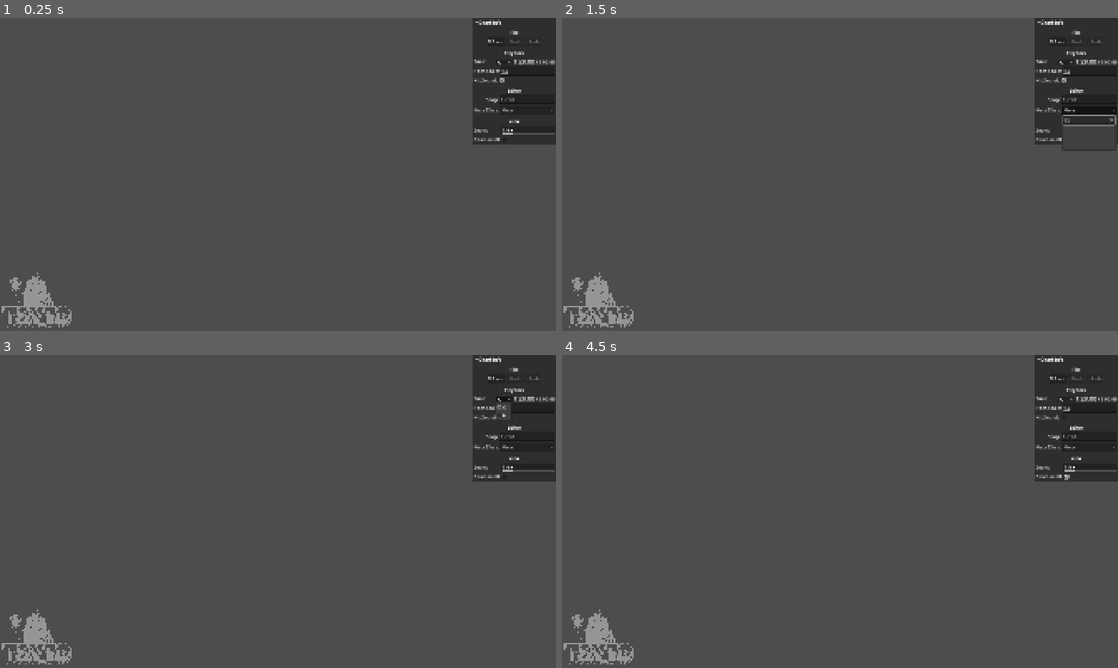
Above: before the commit, frames 1-4 (two rows, left to right).
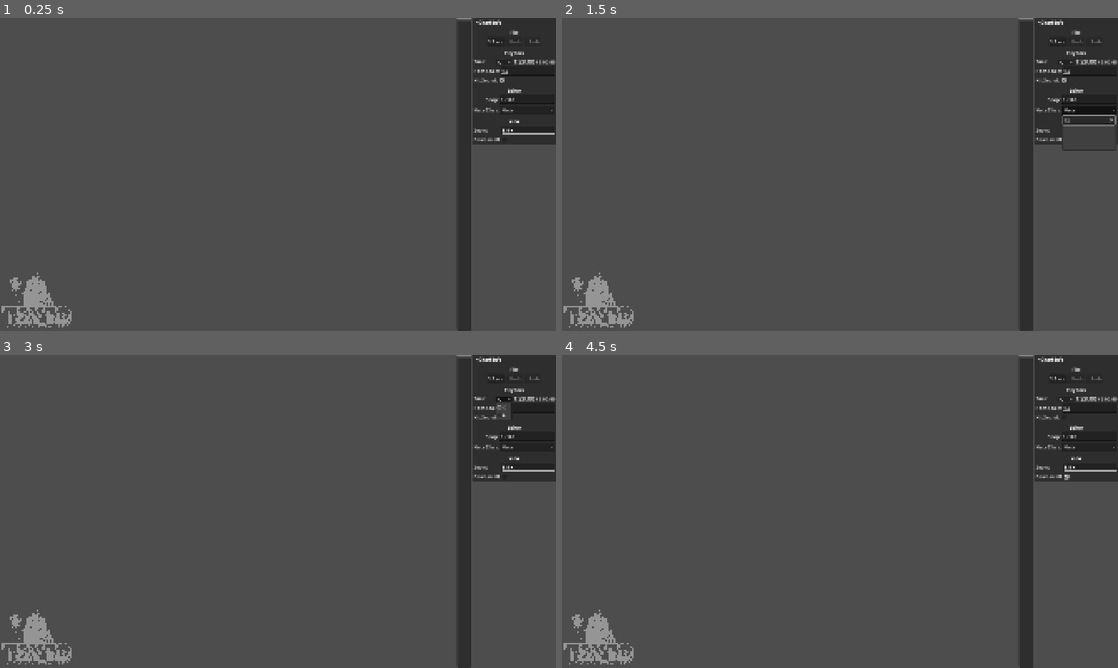
Above: after the commit, the same moments.

Repository: B3GD/b3gd
Game: Godot game, scene res://b3gd/chart_editor/chart_editor.tscn
Same seed, same stepped clock (60 frames per second), same inputs: the game is played once before the commit and once after it. This scene is started directly instead of the project's main scene. Sound files missing from this copy of the repository are replaced by a short silence.
Inputs (mouse positions are in pixels of both pictures, inside the frame that each line leads up to):
- Up to frame 1 (0.25 s): no input
- Up to frame 2 (1.5 s): click "Note" at 0.5 s; click (1090, 121) at 1.27 s; type "12" at 1.35 s
- Up to frame 3 (3 s): click "Save" at 2 s; click (505, 398) at 2.75 s
- Up to frame 4 (4.5 s): click (1090, 417) at 3.5 s; click (1090, 477) at 4.25 s

The runs differ from the first frame. In frame 1, 2.4% of the frame differs, in the area x 82-100%, y 0-100%; in frame 2, 2.4%; in frame 3, 2.4%; in frame 4, 2.4%.
Error in both runs: Invalid access to property or key 'events_loaded' on a base object of type 'null instance'. (res://b3gd/chart_editor/chart_data_editor.gd:11)

Commit message:
Passing on chart editor updates from beta 3

Diff:
--- a/b3gd/chart_editor/chart_editor.tscn
+++ b/b3gd/chart_editor/chart_editor.tscn
@@ -1,32 +1,32 @@
 [gd_scene format=3 uid="uid://0fmbhebqx5x3"]
 
-[ext_resource type="Script" uid="uid://m5sbxr0i4jp1" path="res://b3gd/chart_editor/chart_data_editor.gd" id="1_fioop"]
-[ext_resource type="Script" uid="uid://d1dcw7q58p7ox" path="res://b3gd/chart_editor/editor_chart_data_history.gd" id="2_u5rpk"]
-[ext_resource type="Script" uid="uid://cn613y6nswe4m" path="res://b3gd/chart_editor/chart_scrubber.gd" id="3_wikv8"]
-[ext_resource type="Script" uid="uid://cqyp5h5ij2gaa" path="res://b3gd/chart_editor/note_editing/fake_note_manager.gd" id="4_dmtwi"]
-[ext_resource type="AudioStream" uid="uid://nwgw3lpaxmje" path="res://b3gd/chart_editor/sounds/note_click.wav" id="5_148jm"]
-[ext_resource type="Script" uid="uid://b8qw62xl3ryi3" path="res://b3gd/chart_editor/chart_saver.gd" id="6_rrdy4"]
-[ext_resource type="Script" uid="uid://b4it3bm2xipgc" path="res://b3gd/chart_editor/event_editing/event_view_arranger.gd" id="7_tjk5a"]
-[ext_resource type="PackedScene" uid="uid://b507lgcilwgxq" path="res://b3gd/chart_editor/event_editing/event_box.tscn" id="8_v56cb"]
-[ext_resource type="Script" uid="uid://bkaf2otcreksg" path="res://b3gd/chart_editor/event_editing/event_maker.gd" id="9_lc1e1"]
-[ext_resource type="Script" uid="uid://cy0rk72xgrung" path="res://b3gd/chart_editor/event_editing/event_class_box.gd" id="10_ooi8a"]
-[ext_resource type="Texture2D" uid="uid://cka5y22a126yx" path="res://b3gd/chart_editor/event_editing/arrow.png" id="11_awtbs"]
-[ext_resource type="Script" uid="uid://dsxriov1ftjvw" path="res://b3gd/chart_editor/note_editing/strumline_container.gd" id="12_tq722"]
-[ext_resource type="PackedScene" uid="uid://dkros47lrg8sl" path="res://b3gd/chart_editor/note_editing/strum_line.tscn" id="13_w1d6e"]
-[ext_resource type="Texture2D" uid="uid://cq03bxqwqbpqd" path="res://b3gd/chart_editor/chart_info/inspector.png" id="14_vw1cg"]
-[ext_resource type="Texture2D" uid="uid://cqccpwijdgqui" path="res://b3gd/chart_editor/chart_info/save.png" id="15_4wuii"]
-[ext_resource type="Texture2D" uid="uid://bd4ucgm5uh2qb" path="res://b3gd/chart_editor/chart_info/undo.png" id="16_r6g8m"]
-[ext_resource type="Texture2D" uid="uid://c6mup4esllr8p" path="res://b3gd/chart_editor/chart_info/redo.png" id="17_34qji"]
-[ext_resource type="Script" uid="uid://bapfqr3m4v28h" path="res://b3gd/chart_editor/chart_info/time_bar.gd" id="18_2scan"]
-[ext_resource type="Texture2D" uid="uid://dyvqs61ch1mx2" path="res://b3gd/chart_editor/chart_info/seconds.png" id="19_mqvcw"]
-[ext_resource type="Texture2D" uid="uid://7i5p3off2gwj" path="res://b3gd/chart_editor/chart_info/beats.png" id="20_be58p"]
-[ext_resource type="Script" uid="uid://b585c60ln25gs" path="res://b3gd/chart_editor/chart_info/editor_pitch_scale.gd" id="21_q1w8q"]
-[ext_resource type="Script" uid="uid://krqcacc7sq0o" path="res://b3gd/chart_editor/chart_info/value_input/spin_slider.gd" id="22_a5s5n"]
-[ext_resource type="Script" uid="uid://cddem6pgulynf" path="res://b3gd/chart_editor/note_editing/note_type_box.gd" id="23_k040k"]
-[ext_resource type="Script" uid="uid://bhvkv73cux2u0" path="res://b3gd/chart_editor/event_editing/event_panel.gd" id="24_gw6r0"]
-[ext_resource type="Texture2D" uid="uid://c0jlf16tl8ke7" path="res://b3gd/chart_editor/chart_info/event.png" id="25_osuhq"]
-[ext_resource type="Texture2D" uid="uid://kd73i3dkrn6l" path="res://b3gd/chart_editor/chart_info/charles.png" id="26_ax6m2"]
-[ext_resource type="Texture2D" uid="uid://cnjiglqj2tbq5" path="res://b3gd/im mad.png" id="27_n85hy"]
+[ext_resource type="Script" uid="uid://m5sbxr0i4jp1" path="res://b3gd/chart_editor/chart_data_editor.gd" id="1_tfe68"]
+[ext_resource type="Script" uid="uid://d1dcw7q58p7ox" path="res://b3gd/chart_editor/editor_chart_data_history.gd" id="2_0pt3y"]
+[ext_resource type="Script" uid="uid://cn613y6nswe4m" path="res://b3gd/chart_editor/chart_scrubber.gd" id="2_5spb2"]
+[ext_resource type="Script" uid="uid://cqyp5h5ij2gaa" path="res://b3gd/chart_editor/note_editing/fake_note_manager.gd" id="3_sjv8v"]
+[ext_resource type="AudioStream" uid="uid://nwgw3lpaxmje" path="res://b3gd/chart_editor/sounds/note_click.wav" id="4_1yhdw"]
+[ext_resource type="Script" uid="uid://b8qw62xl3ryi3" path="res://b3gd/chart_editor/chart_saver.gd" id="5_n0gnj"]
+[ext_resource type="Script" uid="uid://b4it3bm2xipgc" path="res://b3gd/chart_editor/event_editing/event_view_arranger.gd" id="6_0pt3y"]
+[ext_resource type="Script" uid="uid://cy0rk72xgrung" path="res://b3gd/chart_editor/event_editing/event_class_box.gd" id="6_sjv8v"]
+[ext_resource type="PackedScene" uid="uid://b507lgcilwgxq" path="res://b3gd/chart_editor/event_editing/event_box.tscn" id="7_7xm88"]
+[ext_resource type="Script" uid="uid://dsxriov1ftjvw" path="res://b3gd/chart_editor/note_editing/strumline_container.gd" id="8_laud3"]
+[ext_resource type="Script" uid="uid://bkaf2otcreksg" path="res://b3gd/chart_editor/event_editing/event_maker.gd" id="8_n0gnj"]
+[ext_resource type="PackedScene" uid="uid://dkros47lrg8sl" path="res://b3gd/chart_editor/note_editing/strum_line.tscn" id="9_8lyhl"]
+[ext_resource type="Texture2D" uid="uid://cka5y22a126yx" path="res://b3gd/chart_editor/event_editing/arrow.png" id="10_0pt3y"]
+[ext_resource type="Texture2D" uid="uid://cq03bxqwqbpqd" path="res://b3gd/chart_editor/chart_info/inspector.png" id="10_8v0hc"]
+[ext_resource type="Texture2D" uid="uid://cqccpwijdgqui" path="res://b3gd/chart_editor/chart_info/save.png" id="11_05qb2"]
+[ext_resource type="Texture2D" uid="uid://bd4ucgm5uh2qb" path="res://b3gd/chart_editor/chart_info/undo.png" id="12_8uoir"]
+[ext_resource type="Texture2D" uid="uid://c6mup4esllr8p" path="res://b3gd/chart_editor/chart_info/redo.png" id="13_n51ab"]
+[ext_resource type="Script" uid="uid://bapfqr3m4v28h" path="res://b3gd/chart_editor/chart_info/time_bar.gd" id="14_0hvb2"]
+[ext_resource type="Texture2D" uid="uid://dyvqs61ch1mx2" path="res://b3gd/chart_editor/chart_info/seconds.png" id="15_xuodv"]
+[ext_resource type="Texture2D" uid="uid://7i5p3off2gwj" path="res://b3gd/chart_editor/chart_info/beats.png" id="16_kc8jy"]
+[ext_resource type="Script" uid="uid://b585c60ln25gs" path="res://b3gd/chart_editor/chart_info/editor_pitch_scale.gd" id="17_wmgvx"]
+[ext_resource type="Script" uid="uid://krqcacc7sq0o" path="res://b3gd/chart_editor/chart_info/value_input/spin_slider.gd" id="18_5spb2"]
+[ext_resource type="Script" uid="uid://cddem6pgulynf" path="res://b3gd/chart_editor/note_editing/note_type_box.gd" id="18_yfv2k"]
+[ext_resource type="Script" uid="uid://bhvkv73cux2u0" path="res://b3gd/chart_editor/event_editing/event_panel.gd" id="19_28jyi"]
+[ext_resource type="Texture2D" uid="uid://c0jlf16tl8ke7" path="res://b3gd/chart_editor/chart_info/event.png" id="20_12gnn"]
+[ext_resource type="Texture2D" uid="uid://kd73i3dkrn6l" path="res://b3gd/chart_editor/chart_info/charles.png" id="21_lq1aq"]
+[ext_resource type="Texture2D" uid="uid://cnjiglqj2tbq5" path="res://b3gd/im mad.png" id="22_x2ptl"]
 
 [sub_resource type="FontVariation" id="FontVariation_akx1q"]
 variation_embolden = 1.0
@@ -103,25 +103,25 @@
 
 [node name="EditorChartDataModifier" type="Node" parent="." unique_id=294836472]
 unique_name_in_owner = true
-script = ExtResource("1_fioop")
+script = ExtResource("1_tfe68")
 
 [node name="EditorChartDataHistory" type="Node" parent="." unique_id=1780856954]
 unique_name_in_owner = true
-script = ExtResource("2_u5rpk")
+script = ExtResource("2_0pt3y")
 
 [node name="EditorSongScrubber" type="Node" parent="." unique_id=1673015449]
 unique_name_in_owner = true
-script = ExtResource("3_wikv8")
+script = ExtResource("2_5spb2")
 
 [node name="FakeNoteManager" type="Node" parent="." unique_id=285104005]
-script = ExtResource("4_dmtwi")
+script = ExtResource("3_sjv8v")
 
 [node name="NoteClick" type="AudioStreamPlayer" parent="FakeNoteManager" unique_id=732366418]
-stream = ExtResource("5_148jm")
-max_polyphony = 16
+stream = ExtResource("4_1yhdw")
+volume_db = -6.0
 
 [node name="ChartSaver" type="Node" parent="." unique_id=1195970071]
-script = ExtResource("6_rrdy4")
+script = ExtResource("5_n0gnj")
 
 [node name="EditorUI" type="CanvasLayer" parent="." unique_id=773338071]
 layer = 255
@@ -203,13 +203,8 @@
 size_flags_horizontal = 2
 size_flags_vertical = 3
 alignment = 1
-script = ExtResource("12_tq722")
-strum_line_node = ExtResource("13_w1d6e")
-
-[node name="Margin" type="Control" parent="EditorUI/UIContainer/WorkAreaScroll/Container" unique_id=1818328540]
-custom_minimum_size = Vector2(4, 0)
-layout_mode = 2
-size_flags_horizontal = 3
+script = ExtResource("8_laud3")
+strum_line_node = ExtResource("9_8lyhl")
 
 [node name="AddStrumlineButton" type="Button" parent="EditorUI/UIContainer/WorkAreaScroll/Container" unique_id=166877994]
 visible = false
@@ -219,6 +214,11 @@
 size_flags_vertical = 0
 focus_mode = 0
 text = "  + Add Strumline  "
+
+[node name="EditorUIScrubber" type="VScrollBar" parent="EditorUI/UIContainer" unique_id=242495460]
+unique_name_in_owner = true
+custom_minimum_size = Vector2(50, 0)
+layout_mode = 2
 
 [node name="FieldScroll" type="ScrollContainer" parent="EditorUI/UIContainer" unique_id=929645039]
 layout_mode = 2
@@ -534,15 +534,15 @@
 theme = null
 theme_type_variation = &""
 min_value = 1.0
-max_value = 5.0
+max_value = 9.0
 step = 1.0
 page = 1.0
-value = 1.0
+value = 8.0
 exp_edit = false
 rounded = false
 allow_greater = true
 allow_lesser = false
-script = ExtResource("22_a5s5n")
+script = ExtResource("18_5spb2")
 prefix = "1 / "
 show_range = true
 metadata/_custom_type_script = "uid://krqcacc7sq0o"
@@ -644,15 +644,15 @@
 theme = null
 theme_type_variation = &""
 min_value = 0.2
-max_value = 4.0
+max_value = 8.0
 step = 0.05
 page = 0.0
-value = 1.0
+value = 8.0
 exp_edit = false
 rounded = false
 allow_greater = true
 allow_lesser = false
-script = ExtResource("22_a5s5n")
+script = ExtResource("18_5spb2")
 show_range = true
 suffix = " x"
 metadata/_custom_type_script = "uid://krqcacc7sq0o"
@@ -750,9 +750,10 @@
 offset_top = -124.0
 offset_right = -86.0
 offset_bottom = 132.0
-texture = ExtResource("27_n85hy")
+texture = ExtResource("22_x2ptl")
 
 [connection signal="item_selected" from="EditorUI/UIContainer/WorkAreaScroll/Container/EditorEventContainer/_EventMaker/EditorEventClassBox" to="EditorUI/UIContainer/WorkAreaScroll/Container/EditorEventContainer/_EventMaker" method="_on_editor_event_class_box_item_selected"]
+[connection signal="value_changed" from="EditorUI/UIContainer/EditorUIScrubber" to="EditorSongScrubber" method="_on_editor_ui_scrubber_value_changed"]
 [connection signal="pressed" from="EditorUI/UIContainer/FieldScroll/Container/ChartInfoPanel/Margin/HBox/FileButtons/SaveButton" to="ChartSaver" method="_on_save_button_pressed"]
 [connection signal="value_changed" from="EditorUI/UIContainer/FieldScroll/Container/ChartInfoPanel/Margin/HBox/PitchScaleContainer/EditorPitchScale" to="EditorUI/UIContainer/FieldScroll/Container/ChartInfoPanel/Margin/HBox/PitchScaleContainer/EditorPitchScale" method="_on_value_changed"]
 [connection signal="pressed" from="EditorUI/UIContainer/FieldScroll/Container/EventPanel/Margin/EventContainer/Header/Button" to="EditorUI/UIContainer/FieldScroll/Container/EventPanel" method="remove_event"]
--- a/b3gd/chart_editor/chart_scrubber.gd
+++ b/b3gd/chart_editor/chart_scrubber.gd
@@ -3,7 +3,7 @@
 @onready var song_audio_player = get_tree().get_first_node_in_group("SongAudioPlayer")
 
 func _input(event: InputEvent) -> void:
-	var step = 1
+	var step = 8.0 / %EditorSnap.value
 	if event.is_action_pressed("editor_time_up"):
 		step *= -1
 	if %EditorDownscroll.button_pressed:
@@ -18,3 +18,13 @@
 			song_audio_player.unpause()
 		else:
 			song_audio_player.pause()
+
+func _process(delta: float) -> void:
+	var new_scrub_position = (song_audio_player.song_progress_seconds / song_audio_player.stream.get_length()) * 100
+	if new_scrub_position != %EditorUIScrubber.value:
+		%EditorUIScrubber.value_changed.disconnect(_on_editor_ui_scrubber_value_changed)
+		%EditorUIScrubber.value = new_scrub_position
+		%EditorUIScrubber.value_changed.connect(_on_editor_ui_scrubber_value_changed)
+
+func _on_editor_ui_scrubber_value_changed(value: float) -> void:
+	song_audio_player.track_seek(song_audio_player.stream.get_length() * (value / 100.0), 0.5)
--- a/b3gd/chart_editor/note_editing/control_renderer.gd
+++ b/b3gd/chart_editor/note_editing/control_renderer.gd
@@ -8,6 +8,7 @@
 @onready var chart_source := get_tree().get_first_node_in_group("ChartSource")
 @onready var scroll_zoom = get_parent().get_parent().get_node("%EditorScrollZoom")
 @onready var downscroll_toggle = get_parent().get_parent().get_node("%EditorDownscroll")
+@onready var snap = get_parent().get_parent().get_node("%EditorSnap")
 
 var downscroll = false
 var extra_zoom = 1.0
@@ -52,7 +53,14 @@
 		var line_y = song_audio_player.get_seconds_from_beat(current_grid_time) - current_time
 		line_y *= scroll_mult * 64
 
-		var alpha = lerp(0.5, 0.25, fmod(current_grid_time + 1000.0, 2.0))
+		var alpha = 1.0
+		var round_time_for_highlight = snapped(current_grid_time, 0.0001)
+		if round(round_time_for_highlight * 8.0) == round_time_for_highlight * 8.0:
+			alpha = [
+				0.0, 0.95, 0.8, 0.95, 0.5, 0.95, 0.8, 0.95
+			][int(floor(round_time_for_highlight * 8) - (floor(round_time_for_highlight) * 8))]
+
+		alpha = lerp(0.75, 0.125, alpha)
 
 		var min_distance = min(
 			current_grid_time - grid_start_time,
@@ -65,7 +73,7 @@
 			Vector2(custom_minimum_size.x, line_y),
 			Color(Color.WHITE, alpha)
 		)
-		current_grid_time += 1
+		current_grid_time += 1.0 / float(snap.value)
 
 	var song_start = 0.0 - current_time
 	song_start *= scroll_mult * 64
--- a/b3gd/chart_editor/note_editing/fake_note_manager.gd
+++ b/b3gd/chart_editor/note_editing/fake_note_manager.gd
@@ -25,26 +25,31 @@
 	frames_born += 1
 	for strum_line_id in range(note_manager.strum_lines.size()):
 		for receptor_id in note_manager.strum_lines[strum_line_id].receptors.size():
-			handle_note(strum_line_id, receptor_id)
+			while handle_note(strum_line_id, receptor_id):
+				continue
 
-func handle_note(strum_line_id, receptor_id):
+func handle_note(strum_line_id, receptor_id) -> bool:
 	var receptor = note_manager.strum_lines[strum_line_id].receptors[receptor_id]
 	if receptor.notes.size() == 0:
-		return
-
+		return false
 
 	var current_note_id = hit_note_ids[strum_line_id][receptor_id]
+	if current_note_id >= receptor.notes.size():
+		return false
 
 	if current_note_id >= 0 and !receptor.notes[current_note_id].time <= song_audio_player.song_progress_seconds:
 		hit_note_ids[strum_line_id][receptor_id] -= 1
-		return
+		return false
 
 	if receptor.notes.size() <= current_note_id + 1:
-		return
+		return false
 
 	var next_note = receptor.notes[current_note_id + 1]
+
 	if next_note.time <= song_audio_player.song_progress_seconds:
 		hit_note_ids[strum_line_id][receptor_id] = current_note_id + 1
 		note_manager.note_press.emit(strum_line_id, receptor_id, next_note, 0.0)
 		if %EditorHitSound.button_pressed and frames_born > 5:
 			$NoteClick.play()
+		return true
+	return false
Not shown: 15 places in b3gd/chart_editor/chart_editor.tscn that only renumber resources
Binary file changed: b3gd/chart_editor/chart_info/beats.png
Binary file changed: b3gd/chart_editor/chart_info/charles.png
Binary file changed: b3gd/chart_editor/chart_info/event.png
Binary file changed: b3gd/chart_editor/chart_info/inspector.png
Binary file changed: b3gd/chart_editor/chart_info/redo.png
Binary file changed: b3gd/chart_editor/chart_info/save.png
Binary file changed: b3gd/chart_editor/chart_info/seconds.png
Binary file changed: b3gd/chart_editor/chart_info/undo.png
Binary file changed: b3gd/chart_editor/event_editing/arrow.png
Binary file changed: b3gd/chart_editor/event_editing/really_ugly_vignette.png
Binary file changed: b3gd/chart_editor/note_editing/notes.png
(and 2 more such lines)
